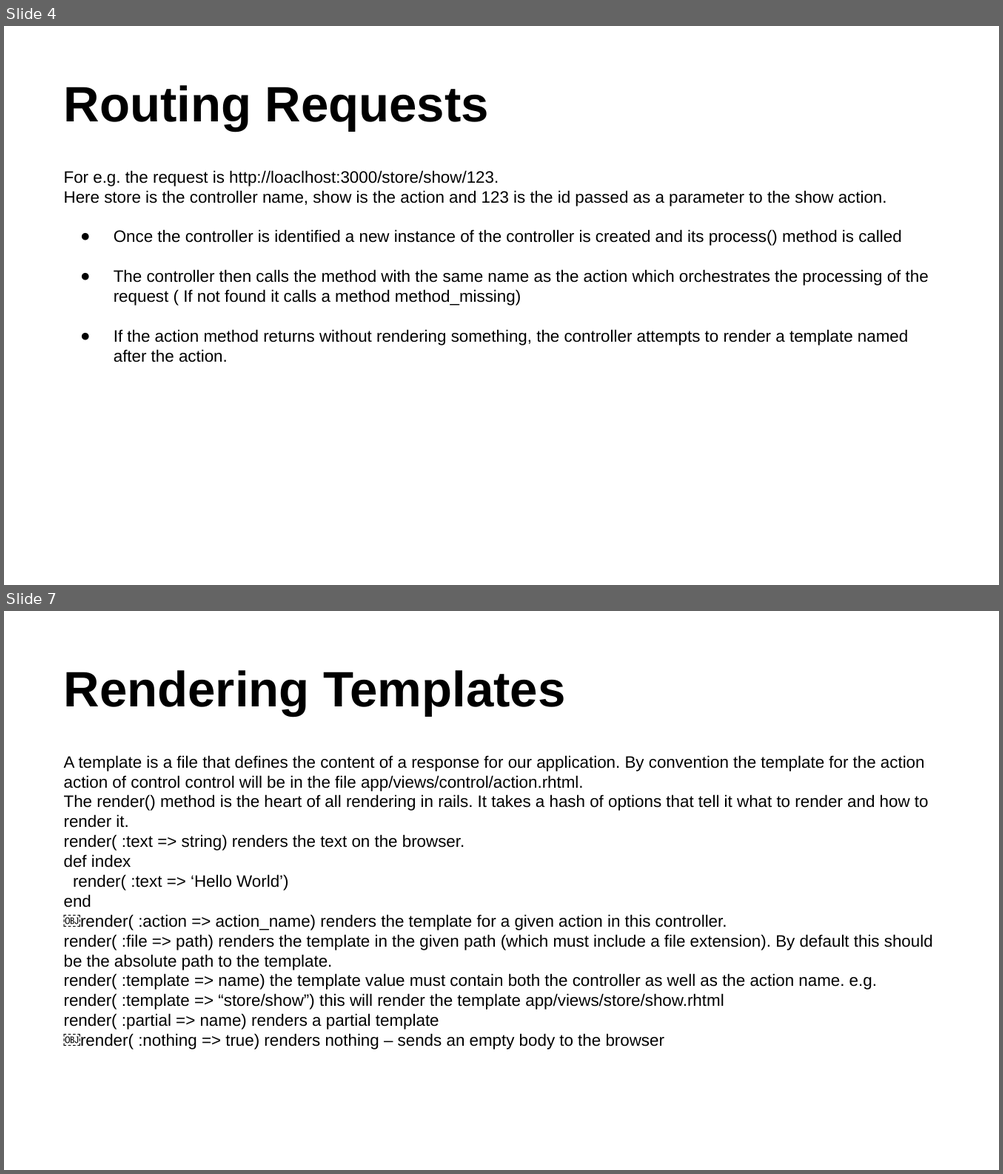
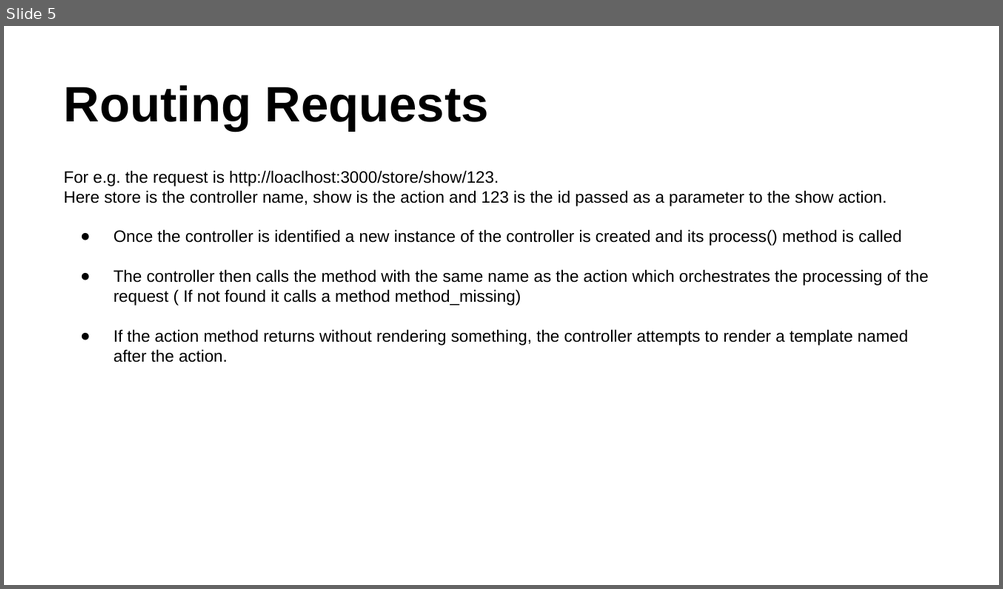
Before and after one commit to rubypool/rails-training-material, a slide deck: Ruby_On_Rails_Deck-Controller.pptx. Shown one above the other, each under a label of ours: slides 4 and 7 before the commit, slide 5 after it; the slides between them are not shown. The pictures are 1003x1174 and 1003x589 pixels, drawn with LibreOffice and Linux fonts; fonts in the diff are those of the drawing. Boxes give left, top, right and bottom in pixels: in the first picture for what was removed or moved away, otherwise in the second. Text is boxed around its words. In the diff, an @@ line names an element or a change of style, - is before the commit and + after.

Commit message:
Renamed the controller deck

```diff
--- a/Ruby_On_Rails_Deck-Controller.pptx
+++ b/Ruby_On_Rails_Deck-Controller.pptx
@@ slide 7 removed at (4,611,999,1170), background #FFFFFF @@
@@ title removed at (64,670,565,716) @@
-Rendering Templates
@@ text removed at (64,755,933,1050) @@
-A template is a file that defines the content of a response for our application. By convention the template for the action action of control control will be in the file app/views/control/action.rhtml.
-The render() method is the heart of all rendering in rails. It takes a hash of options that tell it what to render and how to render it.
-render( :text => string) renders the text on the browser.
-def index
-render( :text => ‘Hello World’)
-end
-￼render( :action => action_name) renders the template for a given action in this controller.
-render( :file => path) renders the template in the given path (which must include a file extension). By default this should be the absolute path to the template.
-render( :template => name) the template value must contain both the controller as well as the action name. e.g.
-render( :template => “store/show”) this will render the template app/views/store/show.rhtml
-render( :partial => name) renders a partial template
-￼render( :nothing => true) renders nothing – sends an empty body to the browser
@@ what was slide 4 is now slide 5 @@
```
Also in this commit, not shown: 4 slides changed, 20 slides added, 9 other slides removed, 1 other file.
